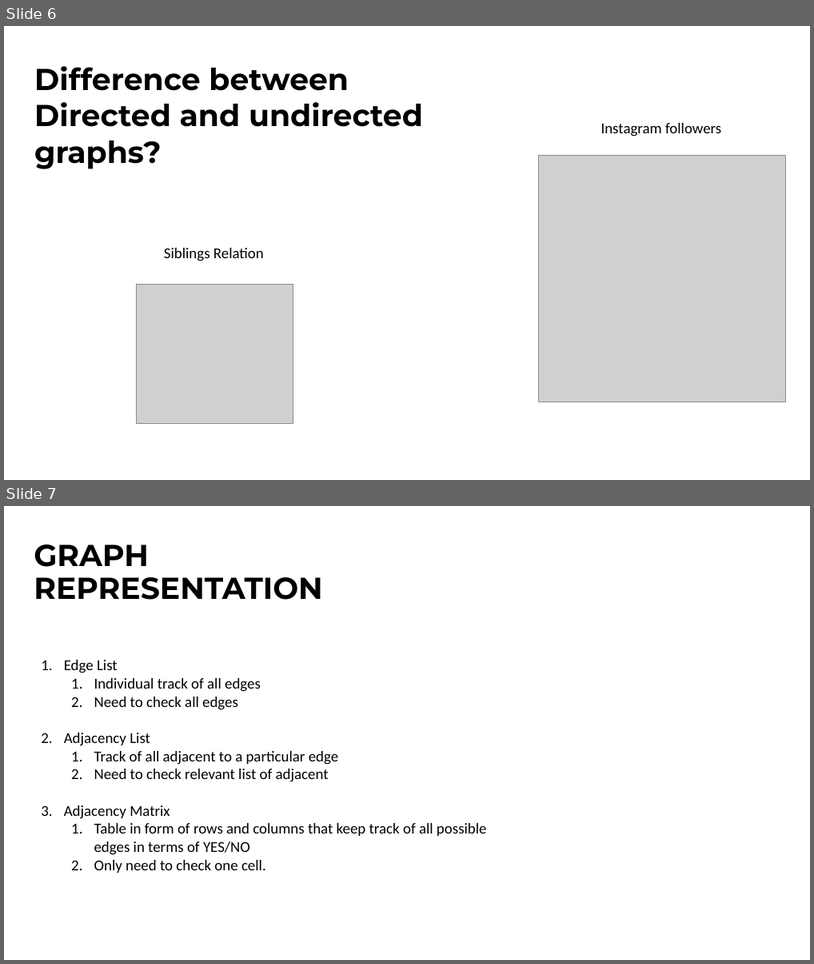
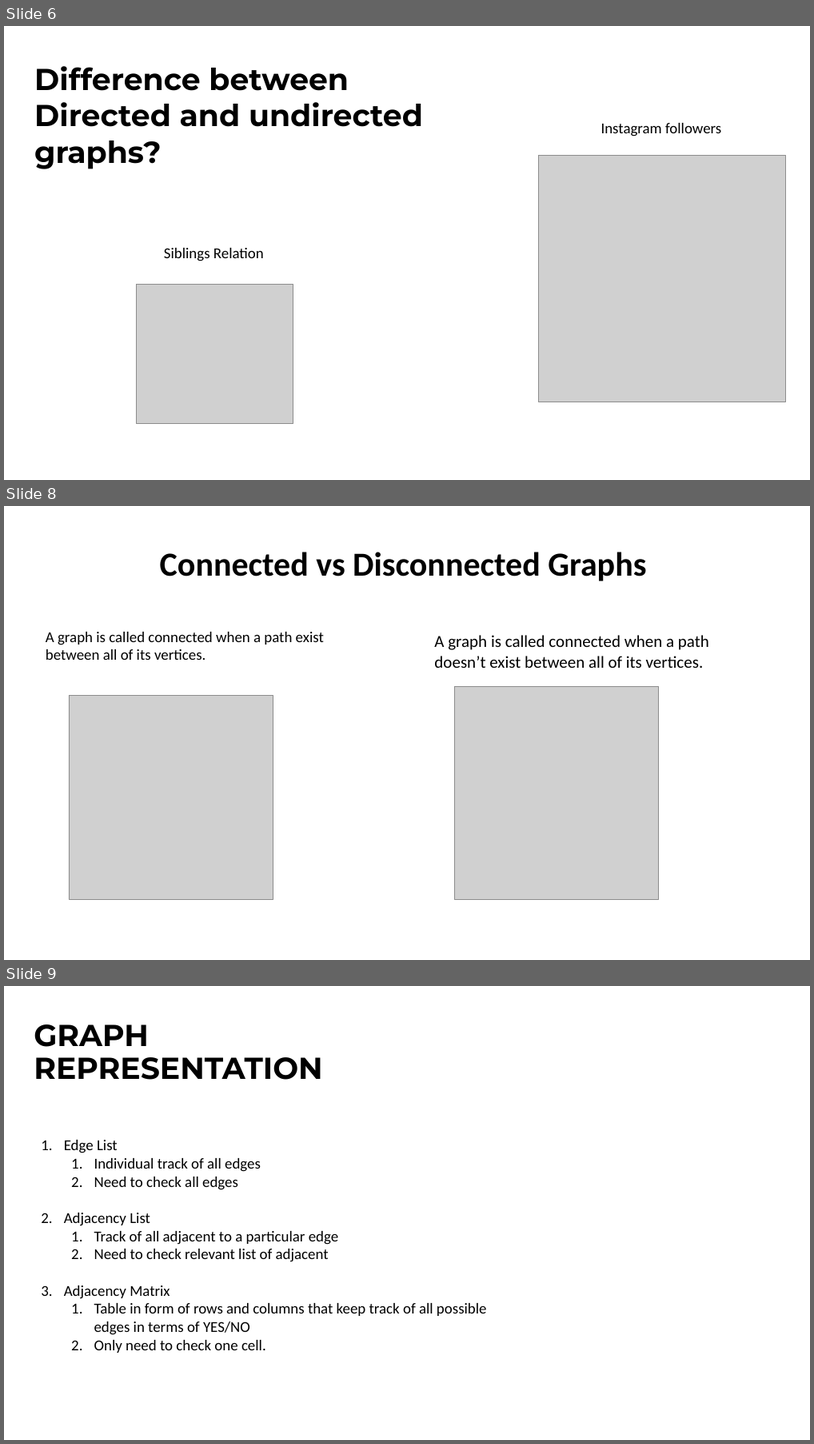
Before and after one commit to ibmbt/group5_graphtheory, a slide deck: group5_graphtheory.pptx. Shown one above the other, each under a label of ours: slides 6 and 7 before the commit, slides 6, 8 and 9 after it; the slides between them are not shown. The pictures are 814x964 and 814x1444 pixels, drawn with LibreOffice and Linux fonts; fonts in the diff are those of the drawing; grey boxes stand for pictures. Boxes give left, top, right and bottom in pixels: in the first picture for what was removed or moved away, otherwise in the second. Text is boxed around its words. In the diff, an @@ line names an element or a change of style, - is before the commit and + after.

```diff
--- a/group5_graphtheory.pptx
+++ b/group5_graphtheory.pptx
@@ slide 8 added at (4,506,810,960), background #FFFFFF @@
@@ text added at (160,552,646,581), 40 pt, text #000000, bold @@
+Connected vs Disconnected Graphs
@@ text added at (46,632,324,660), 18 pt, text #000000 @@
+A graph is called connected when a path exist between all of its vertices.
@@ text added at (434,635,710,668), 20 pt, text #000000 @@
+A graph is called connected when a path doesn’t exist between all of its vertices.
@@ picture added at (69,695,274,900) @@
@@ picture added at (455,686,660,900) @@
@@ what was slide 7 is now slide 9 @@
```
Also in this commit, not shown: 2 other slides added, 1 slide removed, 1 other file.
